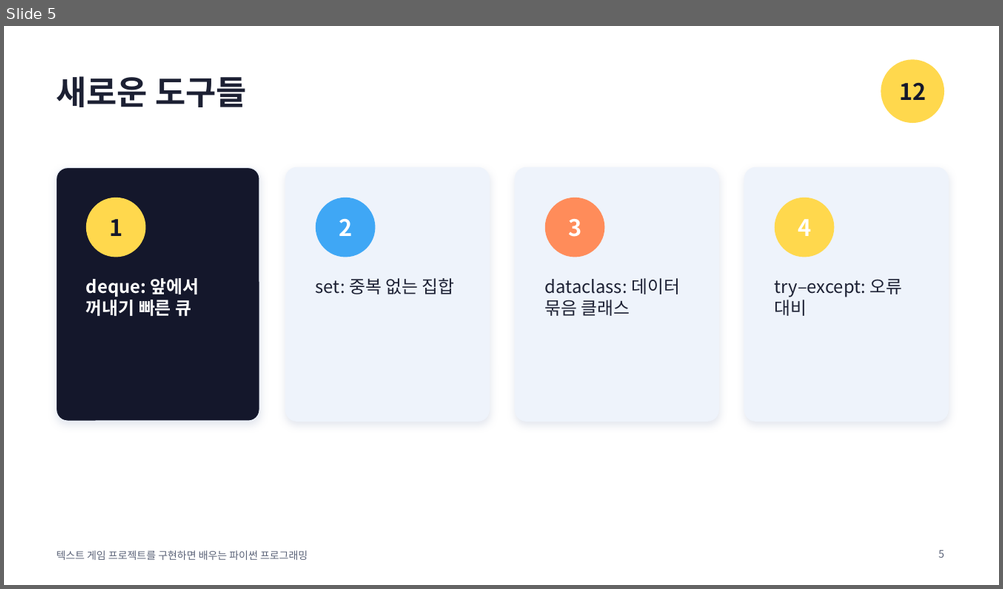
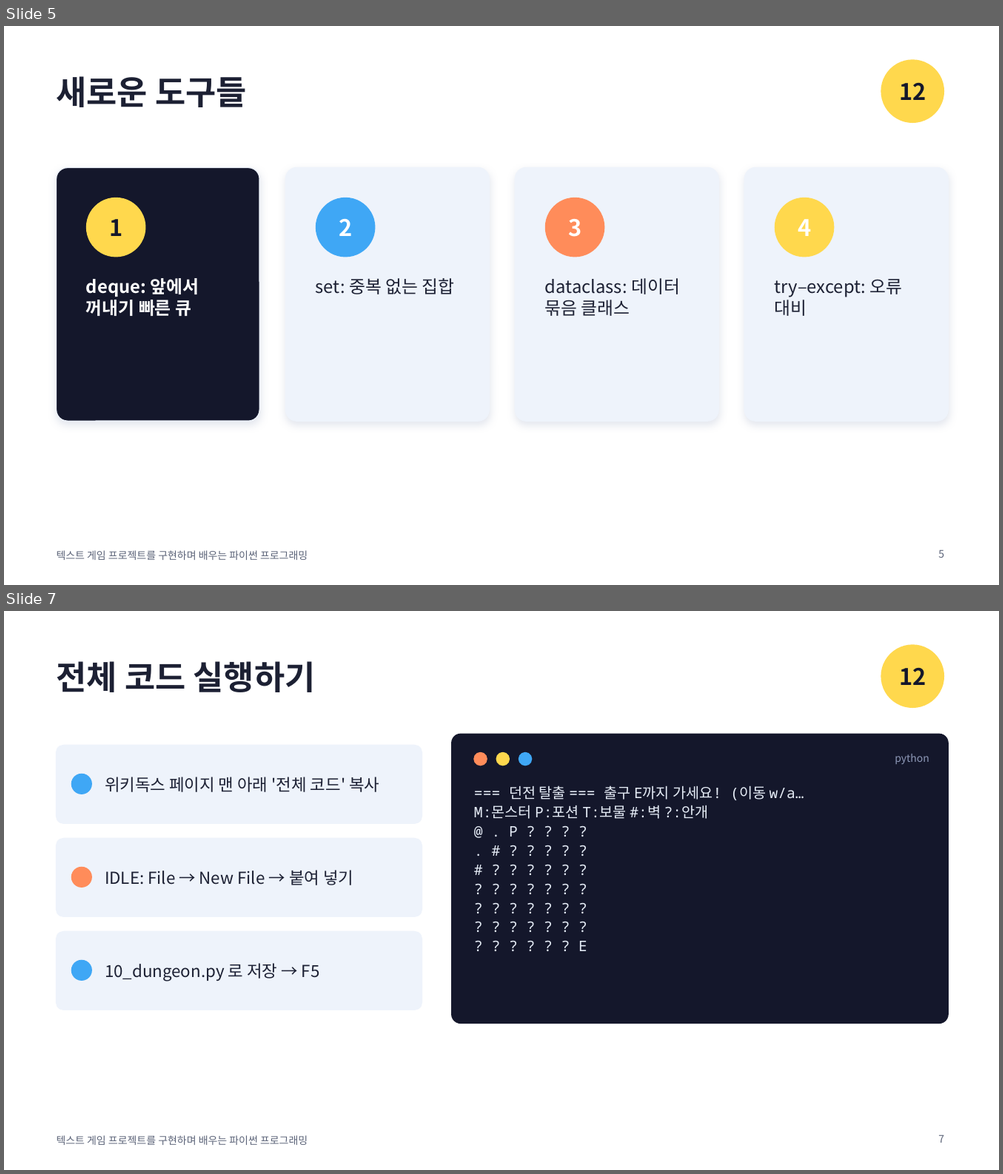
Before and after one commit to nabilera1/python_lecture_game_pingpong, a slide deck: slides/12-dungeon-bfs.pptx. Shown one above the other, each under a label of ours: slide 5 before the commit, slides 5 and 7 after it; the slides between them are not shown. The pictures are 1003x589 and 1003x1174 pixels, drawn with LibreOffice and Linux fonts; fonts in the diff are those of the drawing. Boxes give left, top, right and bottom in pixels: in the first picture for what was removed or moved away, otherwise in the second. Text is boxed around its words. In the diff, an @@ line names an element or a change of style, - is before the commit and + after.

```diff
--- a/slides/12-dungeon-bfs.pptx
+++ b/slides/12-dungeon-bfs.pptx
@@ slide 7 added at (4,611,999,1170), background #FFFFFF; not listed: 1 template element that a slide beside it also shows @@
@@ ellipse added at (881,644,944,708), fill #FFD84D @@
@@ title added at (57,661,316,692), 32 pt, text #1C2033, bold @@
+전체 코드 실행하기
@@ text added at (899,667,925,685), 22 pt, text #14172B, bold @@
+12
@@ rounded rectangle added at (452,734,948,1024), fill #14172B, outline #14172B 1 pt @@
@@ rounded rectangle added at (57,745,422,823), fill #EEF3FB, outline #EEF3FB 1 pt @@
@@ ellipse added at (474,753,486,766), fill #FF8C5A, outline #FF8C5A 1 pt @@
@@ ellipse added at (496,753,509,766), fill #FFD84D, outline #FFD84D 1 pt @@
@@ ellipse added at (519,753,532,766), fill #3FA7F5, outline #3FA7F5 1 pt @@
@@ text added at (894,754,929,764), 10 pt, text #8E99B8 @@
+python
@@ ellipse added at (71,774,92,795), fill #3FA7F5 @@
@@ text added at (105,777,379,792), 16 pt, text #1C2033 @@
+위키독스 페이지 맨 아래 '전체 코드' 복사
@@ text added at (474,786,804,951), 14 pt, text #E6EDF7 @@
+=== 던전 탈출 === 출구 E까지 가세요! (이동 w/a…
+M:몬스터 P:포션 T:보물 #:벽 ?:안개
+@ . P ? ? ? ?
+. # ? ? ? ? ?
+# ? ? ? ? ? ?
+? ? ? ? ? ? ?
+? ? ? ? ? ? ?
+? ? ? ? ? ? ?
+? ? ? ? ? ? E
@@ rounded rectangle added at (57,839,422,917), fill #EEF3FB, outline #EEF3FB 1 pt @@
@@ ellipse added at (71,867,92,888), fill #FF8C5A @@
@@ text added at (105,870,353,886), 16 pt, text #1C2033 @@
+IDLE: File → New File → 붙여 넣기
@@ rounded rectangle added at (57,932,422,1010), fill #EEF3FB, outline #EEF3FB 1 pt @@
@@ ellipse added at (71,960,92,981), fill #3FA7F5 @@
@@ text added at (105,963,320,981), 16 pt, text #1C2033 @@
+10_dungeon.py 로 저장 → F5
@@ page number added at (938,1135,944,1143), 10 pt, text #5B6378 @@
+7
@@ slide 5 changed as well @@
@@ text at (57,551,307,560): text changed @@
-텍스트 게임 프로젝트를 구현하면 배우는 파이썬 프로그래밍
+텍스트 게임 프로젝트를 구현하며 배우는 파이썬 프로그래밍
```
Also in this commit, not shown: 7 other slides changed, 1 other slide added, 54 other files.
